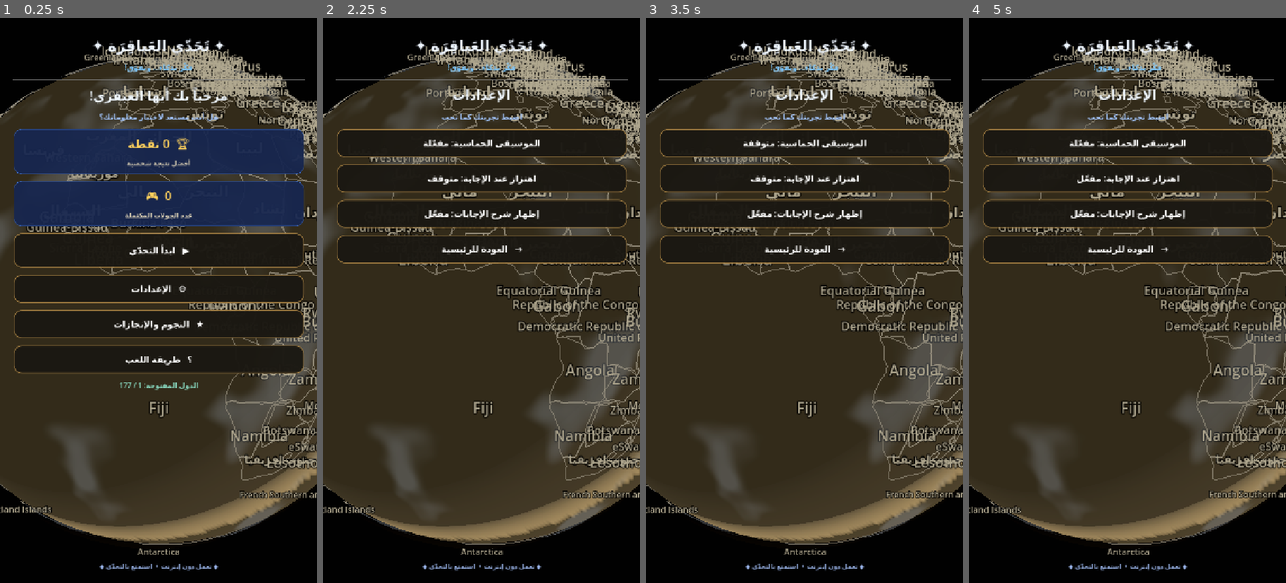
Above: before the commit, frames 1-4 (left to right).
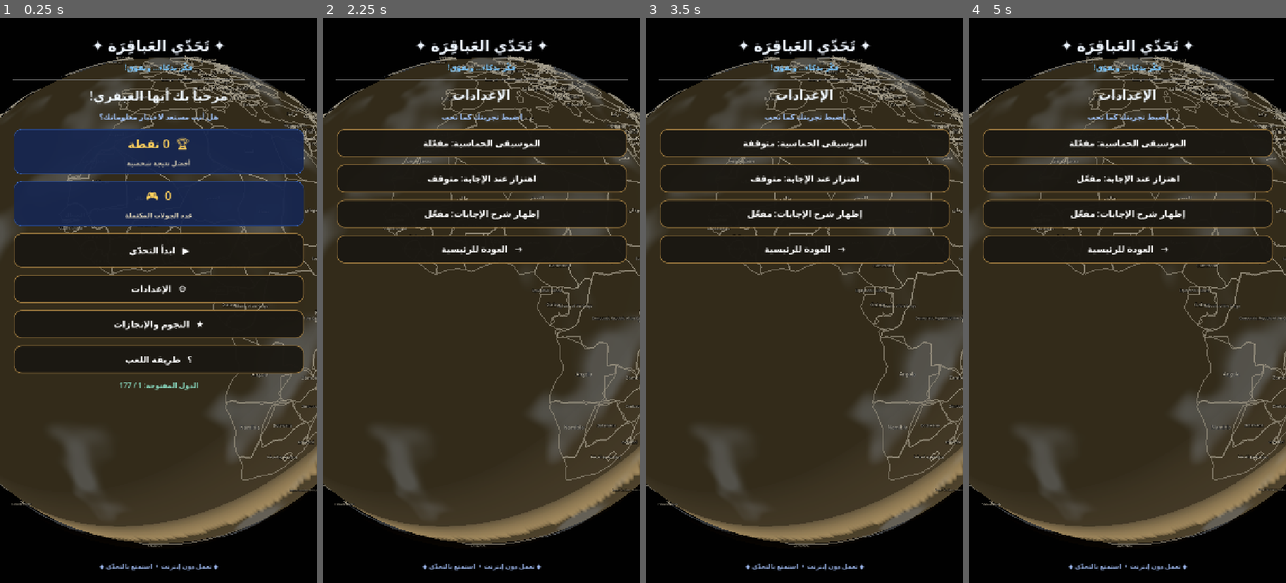
Above: after the commit, the same moments.

Repository: mahdialloui01-art/challenge-
Game: Godot game, scene res://scenes/main.tscn
The game is run twice, just before and just after one commit, with the same random seed, the same clock (stepped at 60 frames per second) and the same inputs.
Inputs:
- Up to frame 1 (0.25 s): no input
- Up to frame 2 (2.25 s): click "▶ ابدأ التحدّي" at 0.5 s; click "⌂ الرئيسية" at 1.25 s; click "⚙ الإعدادات" at 2 s
- Up to frame 3 (3.5 s): click "الموسيقى الحماسية: مفعّلة" at 2.75 s
- Up to frame 4 (5 s): click "الموسيقى الحماسية: متوقفة" at 3.5 s; click "اهتزاز عند الإجابة: متوقف" at 4.25 s

The runs differ from the first frame. In frame 1, 6.1% of the frame differs, in the area x 0-100%, y 4-95%; in frame 2, 7.5%; in frame 3, 7.6%; in frame 4, 7.6%.

Commit message:
Improve country label placement and reduce label clutter

Diff:
--- a/scripts/world_globe.gd
+++ b/scripts/world_globe.gd
@@ -254,52 +254,79 @@
     add_child(border_instance)
 
 func _create_country_labels() -> void:
-    # Geographic label anchors are derived from each country's offline GeoJSON bounds.
+    # One compact label per country, anchored at the geographic centroid of its
+    # largest land polygon instead of the midpoint of its bounding rectangle.
     for code in country_route:
         if not features_by_code.has(code):
             continue
         var feature: Dictionary = features_by_code[code]
         var geometry: Array = feature.get("g", [])
-        var min_lon := 180.0
-        var max_lon := -180.0
-        var min_lat := 90.0
-        var max_lat := -90.0
-        var sample_count := 0
-        for polygon in geometry:
-            if polygon.is_empty():
-                continue
-            for ring in polygon:
-                for point in ring:
-                    if point.size() < 2:
-                        continue
-                    var lon := float(point[0])
-                    var lat := float(point[1])
-                    min_lon = minf(min_lon, lon)
-                    max_lon = maxf(max_lon, lon)
-                    min_lat = minf(min_lat, lat)
-                    max_lat = maxf(max_lat, lat)
-                    sample_count += 1
-        if sample_count == 0:
-            continue
-        var center_lon := wrapf((min_lon + max_lon) * 0.5, -180.0, 180.0)
-        var center_lat := (min_lat + max_lat) * 0.5
+        var anchor := _get_country_label_anchor(geometry)
+        if anchor.size() < 2:
+            continue
         var label := Label3D.new()
         label.name = "CountryLabel_" + code
         label.text = get_country_name(code)
-        label.font_size = 34 if label.text.length() <= 7 else 27
-        label.pixel_size = 0.0038
+        var name_length := label.text.length()
+        label.font_size = 18 if name_length <= 7 else (15 if name_length <= 11 else 12)
+        label.pixel_size = 0.00245
         label.billboard = BaseMaterial3D.BILLBOARD_ENABLED
         label.no_depth_test = true
         label.shaded = false
-        label.modulate = Color(0.96, 0.91, 0.78, 0.96)
-        label.outline_size = 9
-        label.outline_modulate = Color(0.025, 0.024, 0.019, 0.96)
-        label.position = _geo_to_sphere(center_lon, center_lat, GLOBE_RADIUS * 1.035)
+        label.modulate = Color(0.96, 0.92, 0.82, 0.94)
+        label.outline_size = 5
+        label.outline_modulate = Color(0.025, 0.024, 0.019, 0.94)
+        label.position = _geo_to_sphere(float(anchor[0]), float(anchor[1]), GLOBE_RADIUS * 1.012)
         label.horizontal_alignment = HORIZONTAL_ALIGNMENT_CENTER
         label.vertical_alignment = VERTICAL_ALIGNMENT_CENTER
         add_child(label)
         country_labels.append(label)
     _create_city_labels()
+
+
+func _get_country_label_anchor(geometry: Array) -> Array:
+    var best_area := 0.0
+    var best_anchor: Array = []
+    for polygon in geometry:
+        if polygon.is_empty():
+            continue
+        var ring: Array = polygon[0]
+        if ring.size() < 4:
+            continue
+        var twice_area := 0.0
+        var centroid_x := 0.0
+        var centroid_y := 0.0
+        var average_x := 0.0
+        var average_y := 0.0
+        var count := ring.size() - 1 if ring.size() > 1 else ring.size()
+        for i in range(count):
+            var current: Array = ring[i]
+            var next: Array = ring[(i + 1) % count]
+            var x1 := float(current[0])
+            var y1 := float(current[1])
+            var x2 := float(next[0])
+            var y2 := float(next[1])
+            var cross := x1 * y2 - x2 * y1
+            twice_area += cross
+            centroid_x += (x1 + x2) * cross
+            centroid_y += (y1 + y2) * cross
+            average_x += x1
+            average_y += y1
+        var area := absf(twice_area) * 0.5
+        if area <= best_area or count == 0:
+            continue
+        var candidate_lon := average_x / float(count)
+        var candidate_lat := average_y / float(count)
+        if absf(twice_area) > 0.000001:
+            candidate_lon = centroid_x / (3.0 * twice_area)
+            candidate_lat = centroid_y / (3.0 * twice_area)
+        # Concave or crescent-shaped countries can have an exterior centroid.
+        if not _point_in_ring(candidate_lon, candidate_lat, ring):
+            candidate_lon = average_x / float(count)
+            candidate_lat = average_y / float(count)
+        best_area = area
+        best_anchor = [candidate_lon, candidate_lat]
+    return best_anchor
 
 func _create_city_labels() -> void:
     # Accurate geographic anchors for the first playable region; labels appear only at close zoom.
